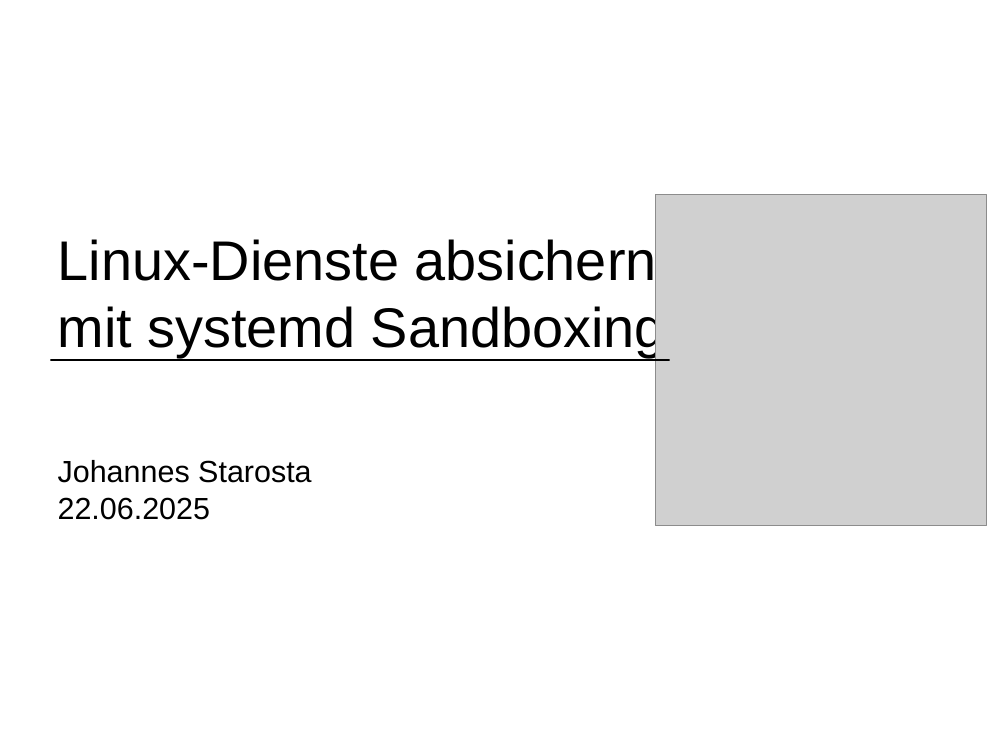
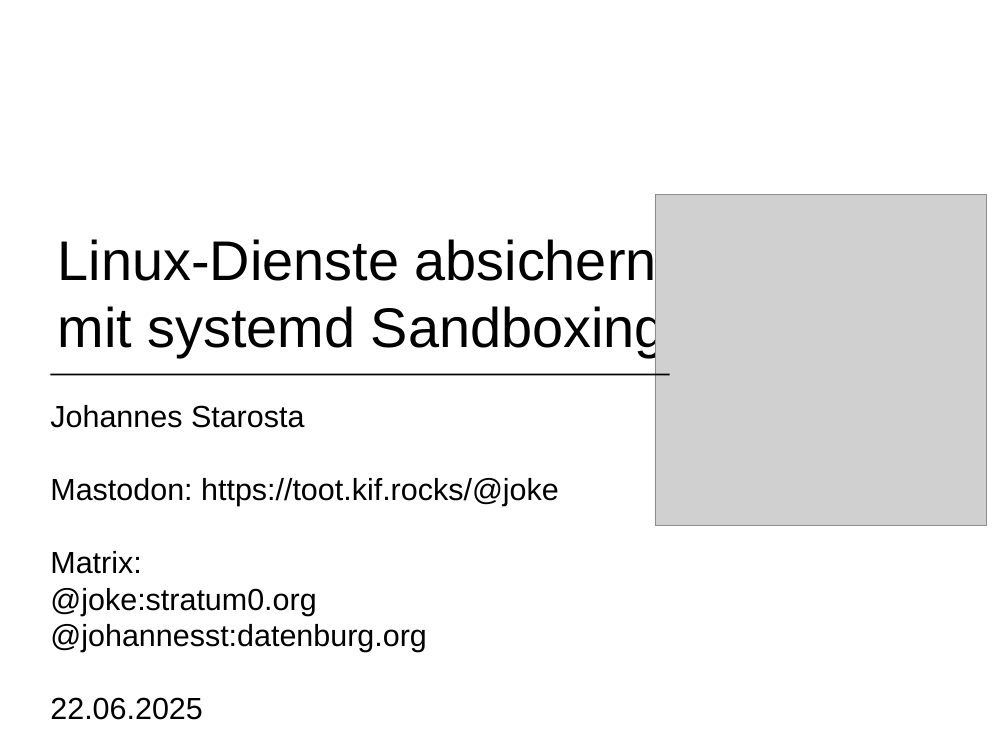
Before and after one commit to johannesst/systemd-workshop-gpn23, a slide deck: slide 1 of slides.odp. Drawn at 1008x756 pixels with LibreOffice and Linux fonts; fonts in the diff are those of the drawing; grey boxes stand for pictures. Boxes give left, top, right and bottom in pixels: in the first picture for what was removed or moved away, otherwise in the second. Text is boxed around its words. In the diff, an @@ line names an element or a change of style, - is before the commit and + after.

```diff
--- a/slides.odp
+++ b/slides.odp
@@ line moved from (50, 360) - (670, 360) to (50, 374) - (670, 374) @@
@@ title at [50, 405, 559, 720]: text changed @@
-Johannes Starosta
-22.06.2025
+Johannes Starosta
+Mastodon: https://toot.kif.rocks/@joke
+Matrix:
+@joke:stratum0.org
+@johannesst:datenburg.org
+22.06.2025
```
Also in this commit, not shown: 15 other slides changed, 3 slides added, 3 other files.
